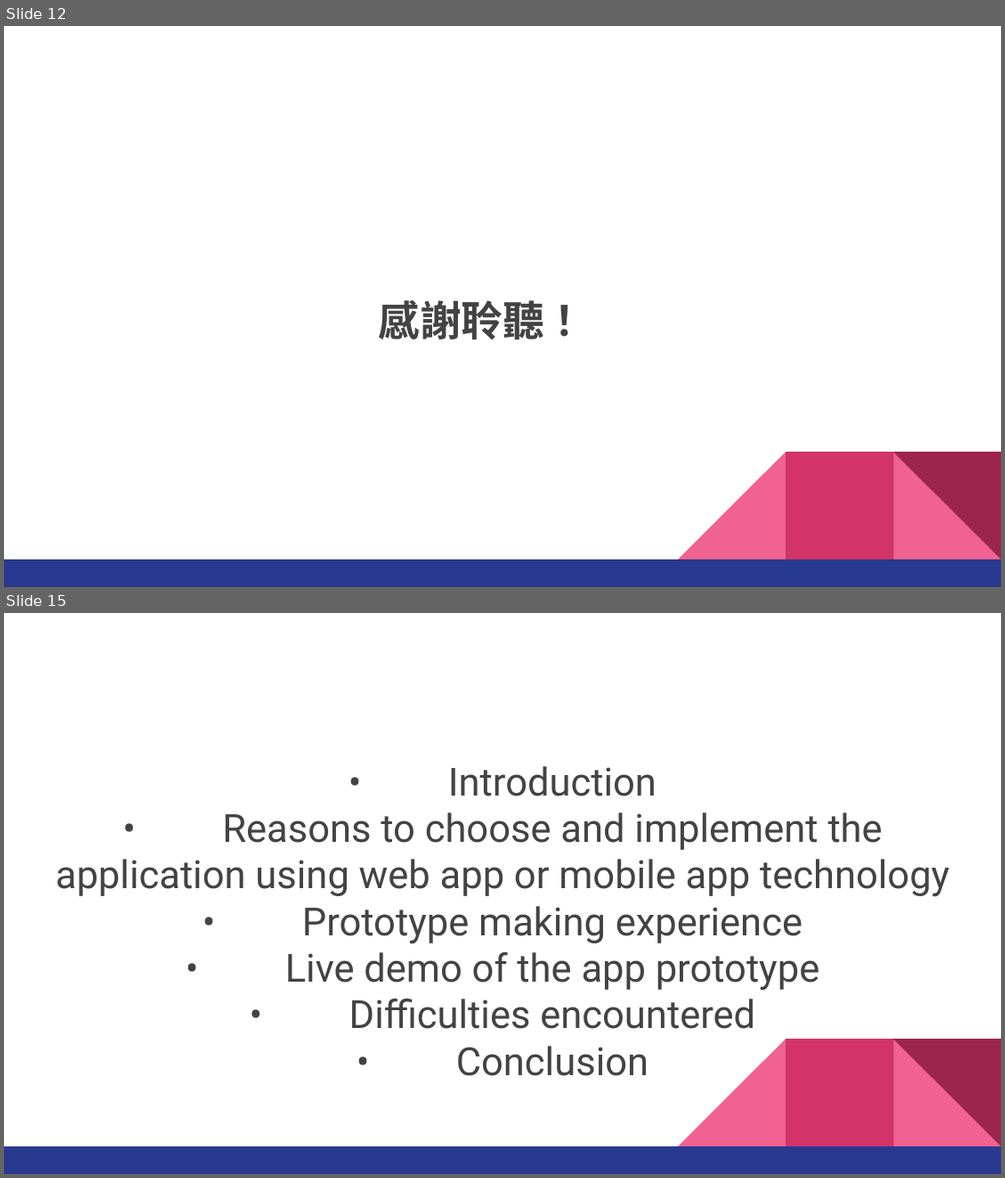
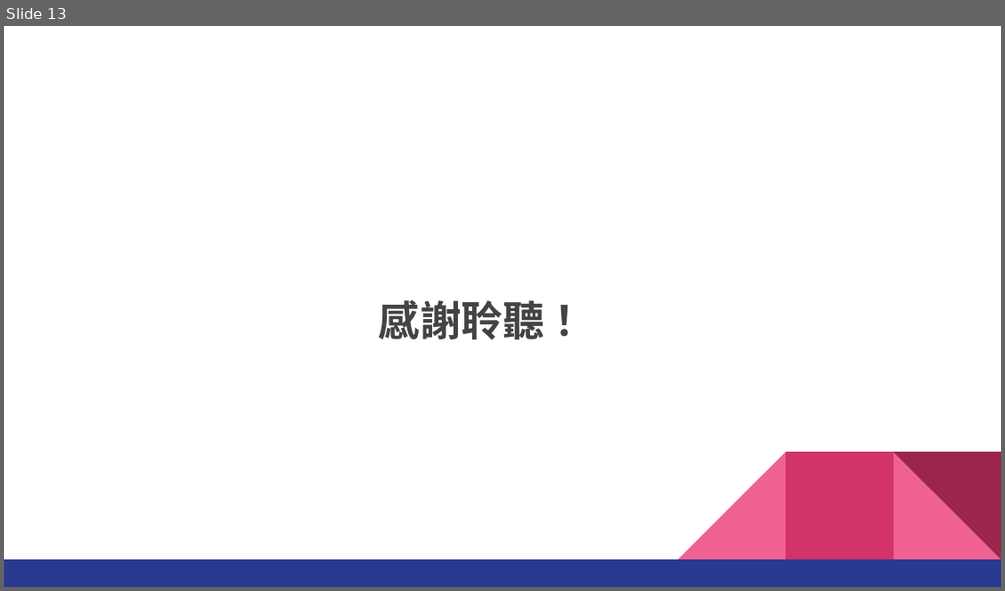
Before and after one commit to SmashedAdam/Clap_Tech_Task_5, a slide deck: package/Presentation.pptx. Shown one above the other, each under a label of ours: slides 12 and 15 before the commit, slide 13 after it; the slides between them are not shown. The pictures are 1005x1178 and 1005x591 pixels, drawn with LibreOffice and Linux fonts; fonts in the diff are those of the drawing. Boxes give left, top, right and bottom in pixels: in the first picture for what was removed or moved away, otherwise in the second. Text is boxed around its words. In the diff, an @@ line names an element or a change of style, - is before the commit and + after.

```diff
--- a/package/Presentation.pptx
+++ b/package/Presentation.pptx
@@ slide 15 removed at <box>4,613,1001,1174</box>, background #FFFFFF; not listed: 5 template elements that a slide beside it also shows @@
@@ text removed at <box>56,766,949,1076</box> @@
-• Introduction
-• Reasons to choose and implement the application using web app or mobile app technology
-• Prototype making experience
-• Live demo of the app prototype
-• Difficulties encountered
-• Conclusion
@@ what was slide 12 is now slide 13 @@
```
Also in this commit, not shown: 3 slides changed, 1 slide added, 4 other slides removed, 3 other files.
